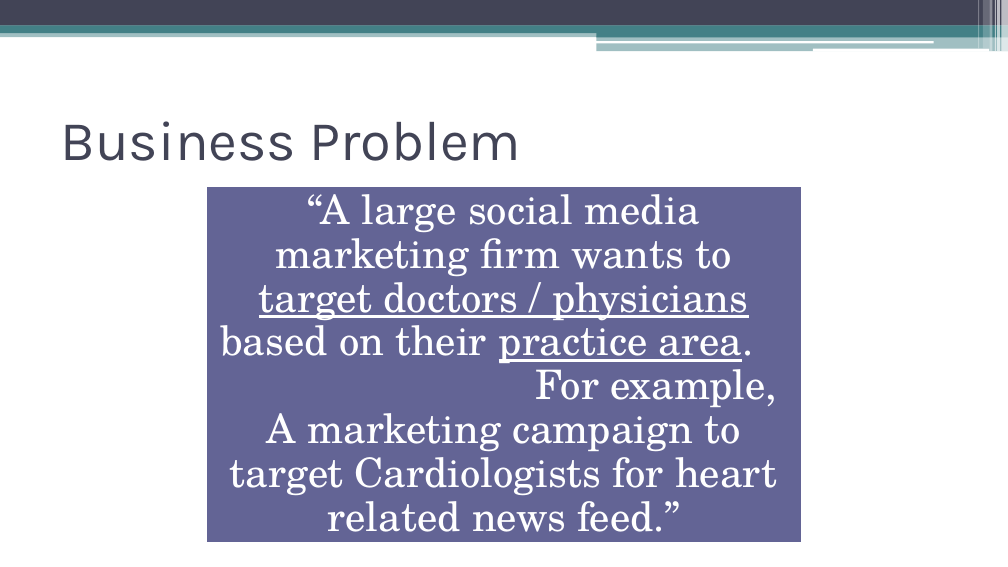
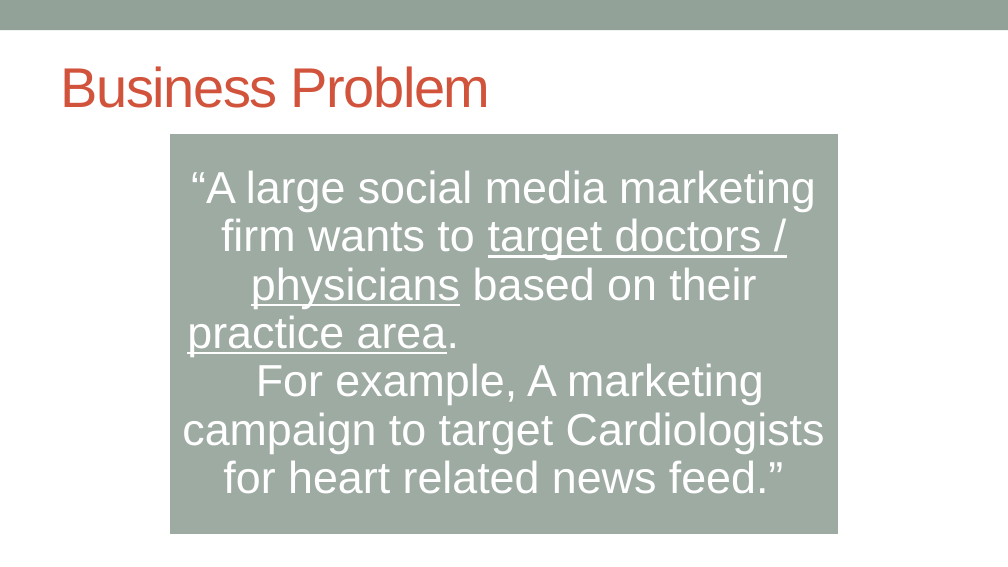
Before and after one commit to krishnatray/galvanize-dsi-capstone, a slide deck: slide 2 of presentation/DocReach.pptx. Drawn at 1008x567 pixels with LibreOffice and Linux fonts; fonts in the diff are those of the drawing. Boxes give left, top, right and bottom in pixels: in the first picture for what was removed or moved away, otherwise in the second. Text is boxed around its words. In the diff, an @@ line names an element or a change of style, - is before the commit and + after.

```diff
--- a/presentation/DocReach.pptx
+++ b/presentation/DocReach.pptx
@@ rectangle: place and size @@
-rectangle at bbox=[0, 0, 1008, 25]
+rectangle at bbox=[0, 0, 1008, 30]
@@ rectangle at bbox=[0, 0, 1008, 30]: fill #424456 to #93A299 @@
@@ rectangle removed at bbox=[0, 25, 1008, 33] @@
@@ rectangle removed at bbox=[978, 0, 979, 48] @@
@@ rectangle removed at bbox=[983, 0, 989, 48] @@
@@ rectangle removed at bbox=[990, 0, 993, 51] @@
@@ rectangle removed at bbox=[995, 0, 996, 51] @@
@@ rectangle removed at bbox=[997, 0, 1000, 51] @@
@@ rectangle removed at bbox=[1002, 0, 1008, 51] @@
@@ rectangle removed at bbox=[0, 30, 1008, 37] @@
@@ title "Business Problem": place and size @@
-title "Business Problem" at bbox=[60, 121, 522, 161]
+title "Business Problem" at bbox=[60, 66, 491, 108]
@@ title "Business Problem" at bbox=[60, 66, 491, 108]: font Karla to Arial, text colour #424456 to #D2533C, letter spacing 0 to -1 pt @@
@@ rounded rectangle removed at bbox=[596, 41, 933, 43] @@
@@ rectangle removed at bbox=[597, 30, 1008, 37] @@
@@ rectangle removed at bbox=[597, 36, 1008, 51] @@
@@ rounded rectangle removed at bbox=[812, 48, 989, 51] @@
@@ text "“A large social media marketing ...": place and size @@
-text "“A large social media marketing ..." at bbox=[220, 184, 777, 543]
+text "“A large social media marketing ..." at bbox=[182, 170, 825, 494]
@@ text "“A large social media marketing ..." at bbox=[182, 170, 825, 494]: size 29 to 32 pt, font TeX Gyre Schola to Arial; more space between paragraphs @@
@@ rectangle: place and size @@
-rectangle at bbox=[207, 186, 802, 543]
+rectangle at bbox=[168, 132, 840, 535]
@@ rectangle at bbox=[168, 132, 840, 535]: fill #53548A at 90% opacity to #93A299 at 90% opacity; outline #FFFFFF 1.5 pt to #FFFFFF 2.08 pt @@
```
Also in this commit, not shown: 11 other slides changed, 1 slide added, 43 other files.
